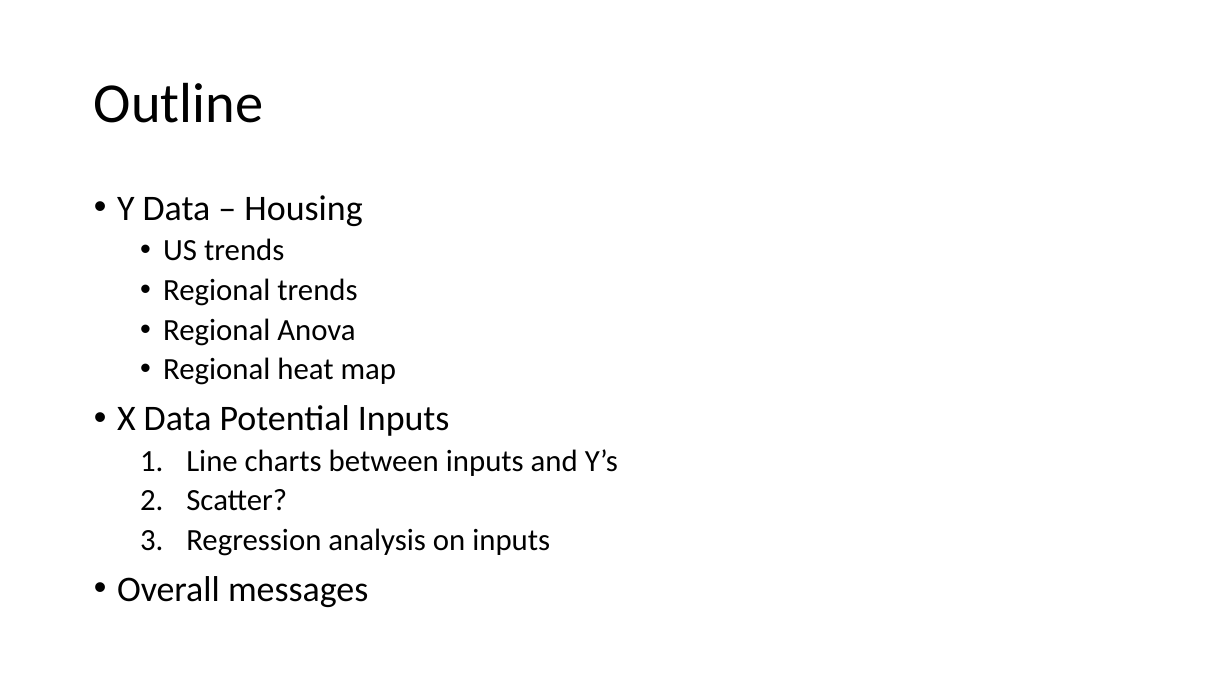
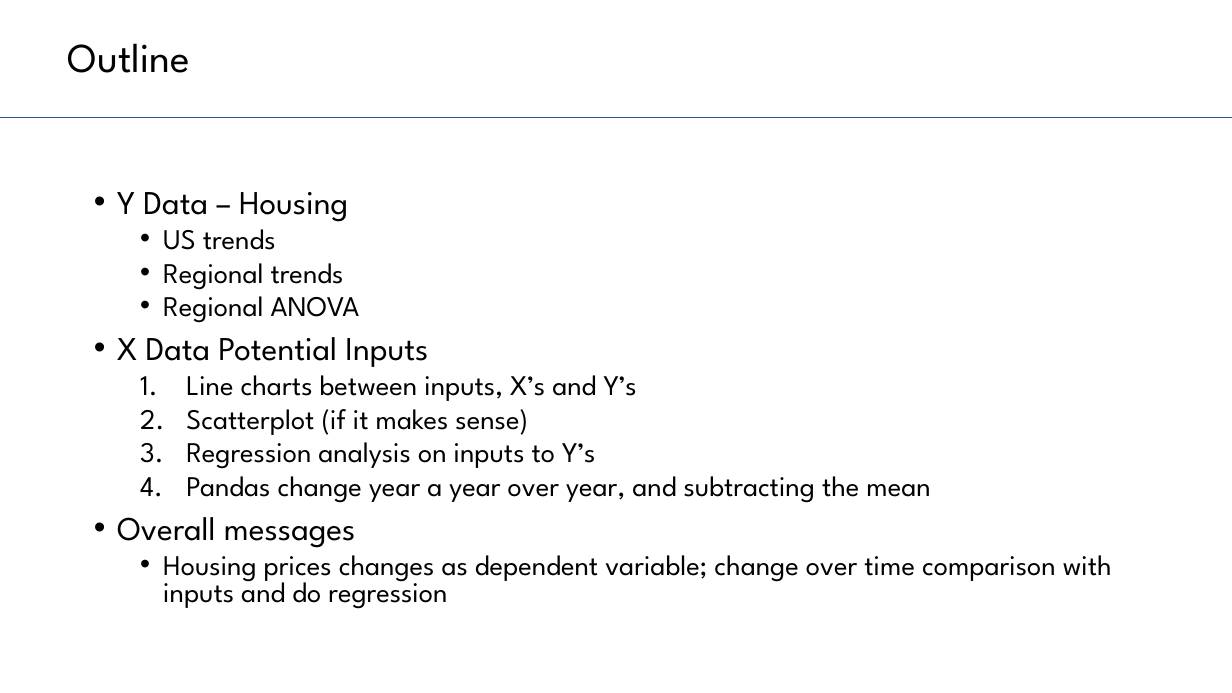
Before and after one commit to tmcbeth/Project-1---Group-3, a slide deck: slide 2 of Presentation.pptx. Drawn at 1232x693 pixels with LibreOffice and Linux fonts; fonts in the diff are those of the drawing. Boxes give left, top, right and bottom in pixels: in the first picture for what was removed or moved away, otherwise in the second. Text is boxed around its words. In the diff, an @@ line names an element or a change of style, - is before the commit and + after.

Commit message:
Added Presentation

```diff
--- a/Presentation.pptx
+++ b/Presentation.pptx
@@ title "Outline": place and size @@
-title "Outline" at <box>94,82,263,123</box>
+title "Outline" at <box>68,43,190,73</box>
@@ title "Outline" at <box>68,43,190,73</box>: size 44 to 32 pt, font Calibri to League Spartan @@
@@ line added from (0, 117) to (1232, 117), #2F5597 0.5 pt @@
@@ text at <box>117,192,428,548</box>: size 28 to 25.9 pt in "Y Data – Housing", "X Data Potential Inputs", "Overall messages"; font Calibri to League Spartan in "Y Data – Housing", "US trends", "Regional trends", "X Data Potential Inputs" and 1 more places; size 24 to 22.2 pt in "US trends", "Regional trends"; line spacing 0.9 to 0.8 @@
@@ text at <box>163,288,360,323</box>: text changed; size 24 to 22.2 pt; font Calibri to League Spartan @@
-  • Regional Anova
-  • Regional heat map
+  • Regional ANOVA
@@ text at <box>186,375,930,503</box>: text changed; size 24 to 22.2 pt; font Calibri to League Spartan @@
-  1. Line charts between inputs and Y’s
-  2. Scatter?
-  3. Regression analysis on inputs
+  1. Line charts between inputs, X’s and Y’s
+  2. Scatterplot (if it makes sense)
+  3. Regression analysis on inputs to Y’s
+  4. Pandas change year a year over year, and subtracting the mean
@@ text at <box>163,546,1112,609</box>: paragraph added @@
+  • Housing prices changes as dependent variable; change over time comparison with inputs and do regression
```
Also in this commit, not shown: 7 slides added, 1 slide removed, 3 other files.
